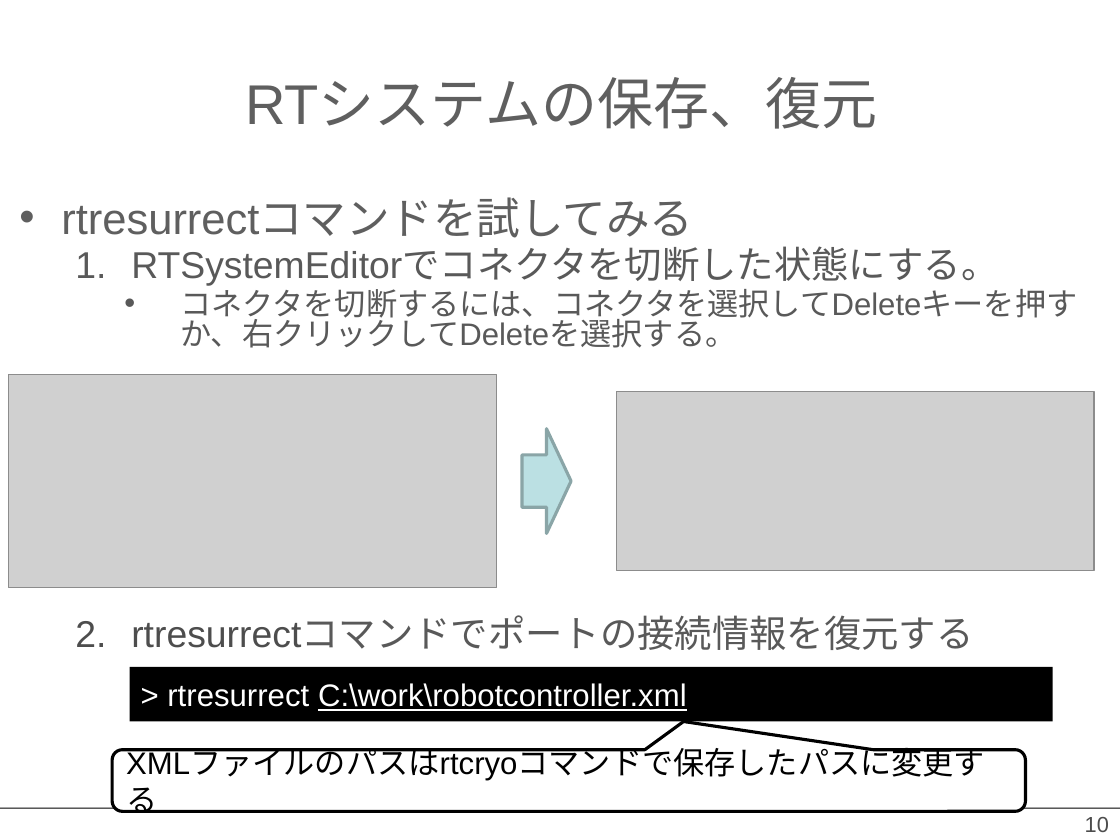
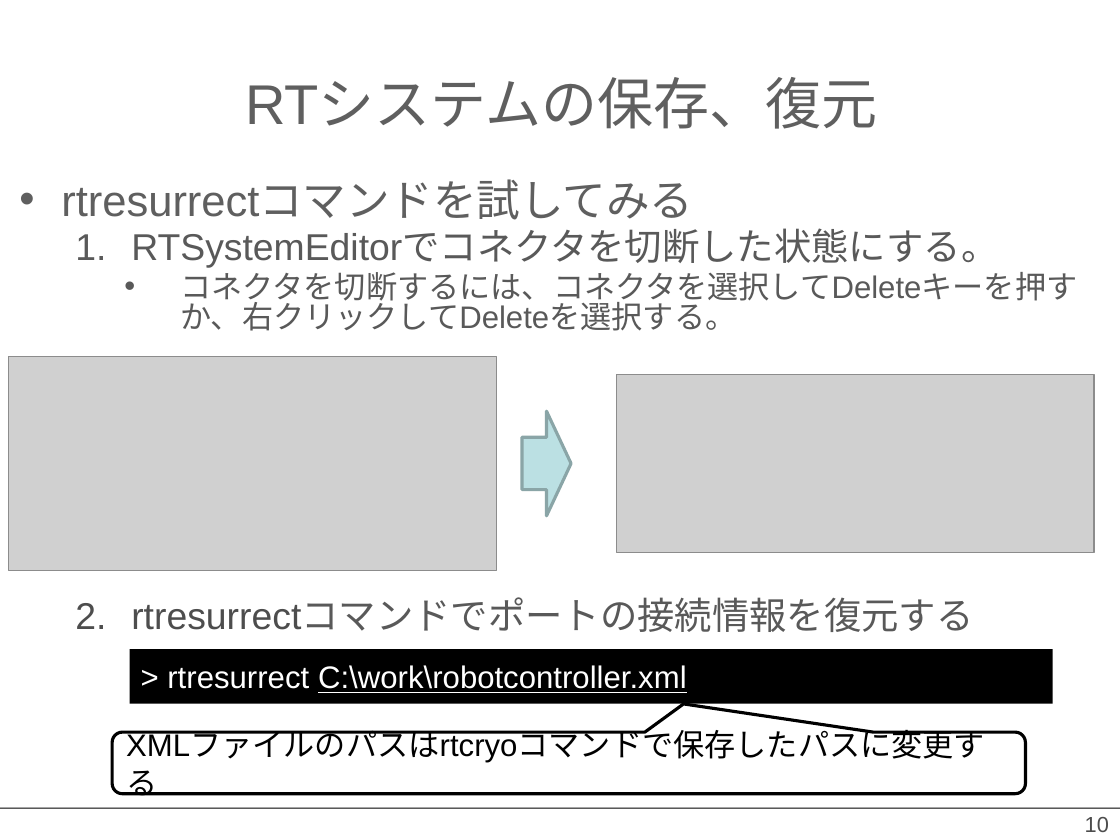
Before and after one commit to OpenRTM/RTM_Tutorial, a slide deck: slide 10 of ppt/rtshell入門.pptx. Drawn at 1120x840 pixels with LibreOffice and Linux fonts; fonts in the diff are those of the drawing; grey boxes stand for pictures; background and template pictures are left out. Boxes give left, top, right and bottom in pixels: in the first picture for what was removed or moved away, otherwise in the second. Text is boxed around its words. In the diff, an @@ line names an element or a change of style, - is before the commit and + after.

```diff
--- a/ppt/rtshell入門.pptx
+++ b/ppt/rtshell入門.pptx
@@ 1 text, 1 picture, 1 right arrow moved together from (x1=61, y1=199, x2=1094, y2=650) to (x1=61, y1=181, x2=1094, y2=632) @@
@@ 1 picture, 1 rectangle, 1 rounded speech box moved together from (x1=8, y1=374, x2=1053, y2=811) to (x1=8, y1=357, x2=1053, y2=794) @@
```
Also in this commit, not shown: 4 other slides changed, 15 other files.
